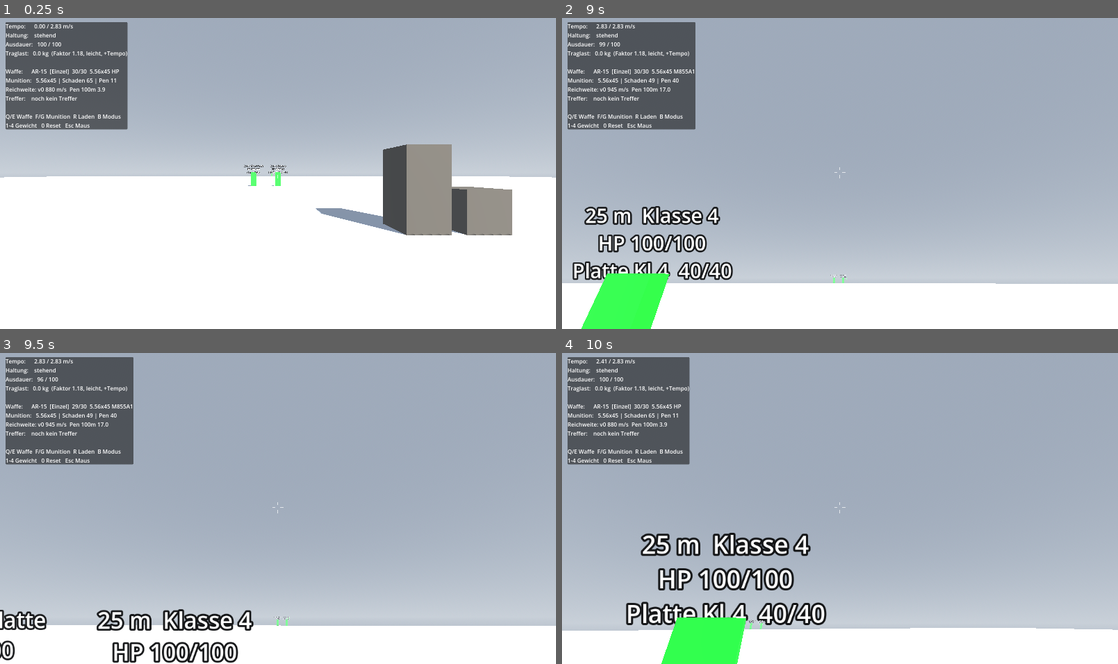
Above: before the commit, frames 1-4 (two rows, left to right).
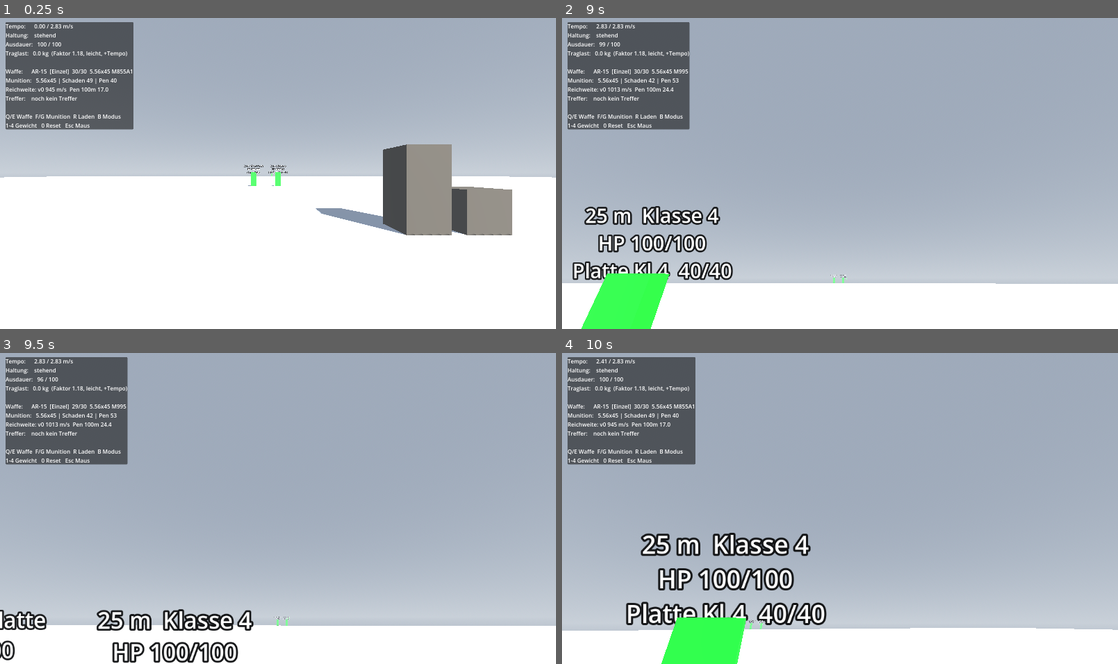
Above: after the commit, the same moments.

Repository: Saturn-Owner/Extraction-Shooter
Game: Godot game, scene res://scenes/levels/testgelaende.tscn
The game is run twice, just before and just after one commit, with the same random seed, the same clock (stepped at 60 frames per second) and the same inputs.
Inputs (mouse positions are in pixels of both pictures, inside the frame that each line leads up to):
- Up to frame 1 (0.25 s): no input
- Up to frame 2 (9 s): tap Enter at 0.5 s; move the mouse to (867, 170) at 0.52 s; press the mouse at (867, 170) at 0.53 s; hold W (move_forward) 0.53-5.78 s; tap Space (jump) at 0.77, 1.52, 3.02, 3.77, 4.52, 6.02, 6.77, 7.52 s; move the mouse to (812, 173) at 1.27 s; release the mouse at (812, 173) at 1.28 s; tap Ctrl (crouch) at 1.35 s; click (812, 173) at 1.55 s; move the mouse to (851, 167) at 2.02 s; press the mouse at (851, 167) at 2.03 s; move the mouse to (834, 176) at 2.77 s; release the mouse at (834, 176) at 2.78 s; tap B (fire_mode) at 2.85 s; click (834, 176) at 3.05 s; move the mouse to (878, 176) at 3.52 s; hold Shift (sprint) 3.53-4.28 s; click (878, 176) at 3.8 s; tap R (reload) at 4.15 s; move the mouse to (795, 170) at 4.27 s; tap 1 at 4.35 s; click (795, 170) at 4.55 s; move the mouse to (845, 173) at 5.02 s; press the mouse at (845, 173) at 5.03 s; tap 2 at 5.1 s; move the mouse to (817, 167) at 5.77 s; release the mouse at (817, 167) at 5.78 s; hold D (move_right) 5.78-6.53 s; tap 3 at 5.85 s; click (817, 167) at 6.05 s; move the mouse to (867, 170) at 6.52 s; press the mouse at (867, 170) at 6.53 s; hold W (move_forward) 6.53-8.78 s; tap 4 at 6.6 s; move the mouse to (812, 173) at 7.27 s; release the mouse at (812, 173) at 7.28 s; tap Q at 7.35 s; click (812, 173) at 7.55 s; move the mouse to (851, 167) at 8.02 s; press the mouse at (851, 167) at 8.03 s; tap E at 8.1 s; move the mouse to (834, 176) at 8.77 s; release the mouse at (834, 176) at 8.78 s; hold A (move_left) from 8.78 s (still down); tap F at 8.85 s
- Up to frame 3 (9.5 s): keep holding A (move_left); tap Space (jump) at 9.02 s; click (272, 511) at 9.05 s
- Up to frame 4 (10 s): move the mouse to (878, 511) at 9.52 s; release A (move_left) at 9.53 s; press the mouse at (878, 511) at 9.53 s; hold W (move_forward) from 9.53 s (still down); tap G at 9.6 s; tap Space (jump) at 9.77 s

The runs differ from the first frame. In frame 1, 0.5% of the frame differs, in the area x 8-51%, y 1-52%; in frame 2, 0.5%; in frame 3, 0.5%; in frame 4, 0.5%.

Commit message:
Fadenkreuz und Hitmarker entfernt, Waffensounds ueberarbeitet
Nach Spieltest-Feedback.

Entfernt:
- Fadenkreuz samt Hitmarker komplett. Passt ohnehin besser zu einem
  realistischen Survival-Shooter - wer zielen will, nimmt die Visierung.
- Nachladegeraeusch stummgeschaltet. Die synthetische Version klang
  schlecht; lieber gar kein Sound als ein schlechter.

Waffensounds neu:
Echte Audiodateien haben jetzt Vorrang. Beim Laden einer Waffe wird gesucht
nach assets/audio/weapons/<weapon_id>, dann <caliber>, dann default -
jeweils .ogg, .wav oder .mp3. Kein Code muss geaendert werden, Datei
ablegen genuegt. README im Ordner erklaert Benennung und nennt Quellen
mit brauchbarer Lizenz (Sonniss GDC Bundle, freesound.org).

Die Synthese bleibt als Rueckfallebene und wurde deutlich verbessert:
statt einem Rauschimpuls jetzt drei Schichten - harter Transient (das,
was das Ohr als "Schuss" erkennt), resonanter Koerper mit kaliberabhaengiger
Frequenz, und ausklingender Nachhall. Dazu weiche Saettigung statt hartem
Abschneiden, 44.1 kHz statt 22 kHz, und Laenge abhaengig vom Kaliber.

WICHTIG - EHRLICHE EINORDNUNG:
Auch die verbesserte Synthese klingt NICHT realistisch und wird es nie.
Ein echter Schuss ist eine Explosion mit Raumhall, das laesst sich nicht
aus Rauschen zusammenbauen. Fuer realistischen Klang braucht es echte
Aufnahmen - dafuer ist die Ladefunktion da.

Sounds werden jetzt pro Waffe zwischengespeichert, statt bei jedem
Waffenwechsel neu gerechnet zu werden.

Tests angepasst: Fadenkreuz-Pruefungen entfernt, dafuer neue Pruefungen
auf Anschlagshaerte, Kaliberabhaengigkeit und Zwischenspeicher.
Gesamt 168 Pruefungen, alle gruen.

Co-Authored-By: Claude Opus 4.8 <noreply@anthropic.com>

Diff:
--- a/scenes/levels/testgelaende.tscn
+++ b/scenes/levels/testgelaende.tscn
@@ -1,9 +1,8 @@
-[gd_scene load_steps=14 format=3]
+[gd_scene load_steps=13 format=3]
 
 [ext_resource type="PackedScene" path="res://scenes/player/player.tscn" id="1_player"]
 [ext_resource type="Script" path="res://scripts/levels/test_ground.gd" id="2_test_ground"]
 [ext_resource type="PackedScene" path="res://scenes/combat/target_dummy.tscn" id="3_target"]
-[ext_resource type="Script" path="res://scripts/ui/crosshair.gd" id="4_crosshair"]
 
 [sub_resource type="ProceduralSkyMaterial" id="Sky_winter"]
 sky_top_color = Color(0.52, 0.58, 0.66, 1)
@@ -153,13 +152,6 @@
 
 [node name="HUD" type="CanvasLayer" parent="."]
 
-[node name="Crosshair" type="Control" parent="HUD"]
-anchors_preset = 15
-anchor_right = 1.0
-anchor_bottom = 1.0
-mouse_filter = 2
-script = ExtResource("4_crosshair")
-
 [node name="DebugPanel" type="PanelContainer" parent="HUD"]
 offset_left = 16.0
 offset_top = 16.0
--- a/scripts/combat/weapon.gd
+++ b/scripts/combat/weapon.gd
@@ -32,10 +32,10 @@
 var _burst_remaining: int = 0
 var _shots_since_release: int = 0
 
-## Synthetische Platzhalter-Sounds, einmal pro Waffe berechnet.
-var _shot_sound: AudioStreamWAV
-var _dry_sound: AudioStreamWAV
-var _reload_sound: AudioStreamWAV
+## Schuss-Sound der aktuellen Waffe. Kommt aus einer echten Audiodatei,
+## falls unter assets/audio/weapons/ eine passende liegt — sonst synthetisch.
+var _shot_sound: AudioStream
+var _dry_sound: AudioStream
 
 @onready var _muzzle: Node3D = $Muzzle
 @onready var _audio: AudioStreamPlayer3D = $Muzzle/AudioStreamPlayer3D
@@ -45,7 +45,6 @@
 	ItemRegistry.ensure_loaded()
 	setup(weapon_id, ammo_id)
 	_dry_sound = WeaponAudio.make_dry_fire()
-	_reload_sound = WeaponAudio.make_reload()
 
 
 ## Waffe und Munition setzen. Laedt gleich ein volles Magazin.
@@ -71,9 +70,8 @@
 	rounds_in_magazine = data.magazine_size
 	current_fire_mode = data.fire_modes[0] if not data.fire_modes.is_empty() else WeaponData.FireMode.SINGLE
 
-	# Klangfarbe passt sich der Waffe an — eine Pistole knallt anders als
-	# ein Scharfschützengewehr, ohne dass jemand Werte pflegen muss.
-	_shot_sound = WeaponAudio.make_gunshot(WeaponAudio.get_power_for_weapon(data))
+	# Sucht zuerst eine echte Audiodatei für diese Waffe, sonst Synthese.
+	_shot_sound = WeaponAudio.get_gunshot(data)
 	return true
 
 
@@ -153,7 +151,7 @@
 	_play(_shot_sound, randf_range(0.94, 1.06))
 
 
-func _play(stream: AudioStreamWAV, pitch: float) -> void:
+func _play(stream: AudioStream, pitch: float) -> void:
 	if _audio == null or stream == null:
 		return
 	_audio.stream = stream
@@ -233,7 +231,8 @@
 		return
 	rounds_in_magazine = data.magazine_size
 	_shots_since_release = 0
-	_play(_reload_sound, 1.0)
+	# Bewusst ohne Sound: Der synthetische Nachladeklang klang schlecht.
+	# Sobald echte Aufnahmen vorliegen, hier wieder einhaengen.
 	reloaded.emit(rounds_in_magazine)
 
 
--- a/scripts/combat/weapon_audio.gd
+++ b/scripts/combat/weapon_audio.gd
@@ -1,64 +1,154 @@
-## Erzeugt Waffengeräusche synthetisch zur Laufzeit.
+## Waffengeräusche: echte Dateien wenn vorhanden, sonst Synthese.
 ##
-## WICHTIG — PLATZHALTER:
-## Das sind KEINE echten Waffensounds. Claude kann keine Audiodateien
-## erstellen, deshalb werden hier Rauschimpulse mit Hüllkurve berechnet.
-## Sie klingen nicht nach echter Waffe, geben aber die richtige Rückmeldung
-## im richtigen Moment — und genau das braucht man beim Abstimmen des
-## Schiessgefühls.
+## ---------------------------------------------------------------------------
+## EHRLICHE EINORDNUNG
 ##
-## Zum Ersetzen: echte .wav/.ogg laden und statt make_gunshot() verwenden.
-## Gute freie Quellen sind freesound.org (Lizenz beachten) und die
-## Sonniss-GDC-Pakete.
+## Synthetisch erzeugte Schüsse klingen NICHT realistisch und werden es auch
+## nie. Ein echter Schuss ist eine Explosion mit Raumhall — das lässt sich
+## nicht aus Rauschen und Hüllkurven zusammenbauen.
 ##
-## Vorteil des synthetischen Ansatzes: keine Dateien im Repo, und die
-## Klangfarbe skaliert automatisch mit dem Kaliber.
+## Deshalb ist der bevorzugte Weg: echte Aufnahmen unter
+##
+##     assets/audio/weapons/
+##
+## ablegen. Diese Klasse findet sie automatisch. Gesucht wird in dieser
+## Reihenfolge:
+##
+##   1. assets/audio/weapons/<weapon_id>.ogg      z.B. weapon_rifle_ak74m.ogg
+##   2. assets/audio/weapons/<caliber>.ogg        z.B. 7.62x39.ogg
+##   3. assets/audio/weapons/default.ogg
+##   4. Synthese als Notbehelf
+##
+## .wav funktioniert genauso. Freie Quellen mit brauchbarer Lizenz:
+##   - Sonniss "GDC Game Audio Bundle" (jährlich, kostenlos, kommerziell nutzbar)
+##   - freesound.org (Lizenz pro Datei prüfen, oft CC0)
+##
+## Die Synthese bleibt als Rückfallebene drin, damit das Spiel ohne
+## Audiodateien nicht stumm ist.
 class_name WeaponAudio
 extends RefCounted
 
-const SAMPLE_RATE := 22050
+const SAMPLE_RATE := 44100
+const AUDIO_DIR := "res://assets/audio/weapons"
+
+## Einmal geladene bzw. berechnete Streams, damit nicht bei jedem Schuss
+## neu gerechnet wird.
+static var _cache: Dictionary = {}
 
 
-## Baut einen Schussknall.
+## Liefert den Schuss-Sound für eine Waffe.
+static func get_gunshot(weapon: WeaponData) -> AudioStream:
+	if weapon == null:
+		return null
+
+	var key := String(weapon.id)
+	if _cache.has(key):
+		return _cache[key]
+
+	var stream := _load_file_for(weapon)
+	if stream == null:
+		stream = make_gunshot(get_power_for_weapon(weapon))
+
+	_cache[key] = stream
+	return stream
+
+
+## Sucht eine echte Audiodatei für diese Waffe.
+static func _load_file_for(weapon: WeaponData) -> AudioStream:
+	var candidates := [
+		"%s/%s" % [AUDIO_DIR, weapon.id],
+		"%s/%s" % [AUDIO_DIR, weapon.caliber],
+		"%s/default" % AUDIO_DIR,
+	]
+	for base in candidates:
+		for ext in [".ogg", ".wav", ".mp3"]:
+			var path: String = base + ext
+			if ResourceLoader.exists(path):
+				var res := load(path)
+				if res is AudioStream:
+					return res as AudioStream
+	return null
+
+
+## Verwirft den Zwischenspeicher — nötig, wenn zur Laufzeit Dateien
+## dazukommen oder Waffenwerte geändert werden.
+static func clear_cache() -> void:
+	_cache.clear()
+
+
+# ---------------------------------------------------------------------------
+# Synthese (Notbehelf)
+# ---------------------------------------------------------------------------
+
+## Baut einen Schussknall aus drei Teilen, weil ein einzelner Rauschimpuls
+## nach Zischen klingt statt nach Waffe:
 ##
-##   power     0.3 (Pistole) bis 1.0 (Scharfschützengewehr)
-##   duration  Länge in Sekunden
-static func make_gunshot(power: float = 0.6, duration: float = 0.28) -> AudioStreamWAV:
+##   1. KNALL    Sehr kurzer, harter Transient. Das ist, was das Ohr als
+##               "Schuss" erkennt.
+##   2. KÖRPER   Tiefer, resonanter Anteil. Gibt die Wucht.
+##   3. NACHHALL Langsam ausklingendes, dumpfes Rauschen. Ohne das klingt
+##               es wie im schalltoten Raum.
+##
+##   power  0.3 (Pistole) bis 1.0 (Scharfschützengewehr)
+static func make_gunshot(power: float = 0.6) -> AudioStreamWAV:
+	power = clampf(power, 0.0, 1.0)
+
+	# Grosse Kaliber klingen länger nach.
+	var duration := lerpf(0.30, 0.75, power)
 	var frames := int(SAMPLE_RATE * duration)
+
 	var data := PackedByteArray()
 	data.resize(frames * 2)
 
 	var rng := RandomNumberGenerator.new()
 	rng.randomize()
 
-	# Tiefpass-Zustand: grosse Kaliber klingen dumpfer, kleine schärfer.
-	var lowpass := 0.0
-	var smoothing := lerpf(0.75, 0.35, clampf(power, 0.0, 1.0))
+	# Zwei Tiefpassstufen ergeben eine steilere Filterkurve und damit einen
+	# volleren Klang als ein einzelner Filter.
+	var lp1 := 0.0
+	var lp2 := 0.0
+	var tail_lp := 0.0
 
-	# Nachhall-Anteil, damit es nicht wie ein Klick klingt.
-	var tail_start := int(frames * 0.12)
+	# Resonanzfrequenz des Laufs: grosse Kaliber tiefer.
+	var body_freq := lerpf(210.0, 78.0, power)
+	var crack_frames := int(SAMPLE_RATE * 0.0035)
 
 	for i in range(frames):
-		var t := float(i) / float(frames)
+		var t := float(i) / float(SAMPLE_RATE)
+		var progress := float(i) / float(frames)
+		var noise := rng.randf_range(-1.0, 1.0)
 
-		# Hüllkurve: sehr harter Anschlag, dann exponentieller Abfall.
-		var envelope: float
-		if i < tail_start:
-			envelope = 1.0 - (float(i) / float(tail_start)) * 0.35
-		else:
-			var tail_t := float(i - tail_start) / float(maxi(1, frames - tail_start))
-			envelope = 0.65 * exp(-5.5 * tail_t)
+		# --- 1. Knall: extrem kurz, kaum gefiltert, sehr laut -------------
+		var crack := 0.0
+		if i < crack_frames:
+			var c := 1.0 - float(i) / float(crack_frames)
+			crack = noise * c * c * 1.4
 
-		var noise := rng.randf_range(-1.0, 1.0)
-		lowpass = lerpf(noise, lowpass, smoothing)
+		# --- 2. Körper: gefiltertes Rauschen plus Resonanz ----------------
+		var smoothing := lerpf(0.62, 0.30, power)
+		lp1 = lerpf(noise, lp1, smoothing)
+		lp2 = lerpf(lp1, lp2, smoothing)
 
-		# Tiefer Anteil für die Wucht grosser Kaliber.
-		var thump := sin(TAU * lerpf(120.0, 55.0, power) * t * duration) * exp(-14.0 * t) * power * 0.55
+		var body_env := exp(-26.0 * t)
+		var resonance := sin(TAU * body_freq * t) * exp(-19.0 * t) * (0.5 + 0.45 * power)
+		var body := (lp2 * 1.5 + resonance) * body_env
 
-		var sample := clampf((lowpass * 0.8 + thump) * envelope * lerpf(0.45, 0.95, power), -1.0, 1.0)
-		var value := int(sample * 32767.0)
+		# --- 3. Nachhall: stark gedämpft, klingt langsam aus --------------
+		tail_lp = lerpf(noise, tail_lp, 0.93)
+		var tail_env := exp(-lerpf(11.0, 4.5, power) * t)
+		var tail := tail_lp * tail_env * (0.20 + 0.30 * power)
 
-		# 16 Bit, little endian.
+		var sample := crack + body + tail
+
+		# Sättigung: begrenzt weich statt hart abzuschneiden. Das erzeugt
+		# die Obertöne, die einen Knall "laut" wirken lassen.
+		sample = tanh(sample * 1.9) * 0.82
+
+		# Ganz am Ende sauber ausblenden, sonst knackt es beim Abbruch.
+		if progress > 0.9:
+			sample *= (1.0 - progress) / 0.1
+
+		var value := int(clampf(sample, -1.0, 1.0) * 32767.0)
 		data[i * 2] = value & 0xFF
 		data[i * 2 + 1] = (value >> 8) & 0xFF
 
@@ -70,47 +160,22 @@
 	return stream
 
 
-## Kurzer trockener Klick, wenn das Magazin leer ist.
+## Trockener Klick bei leerem Magazin. Sehr kurz und leise — das soll
+## auffallen, ohne zu nerven.
 static func make_dry_fire() -> AudioStreamWAV:
-	var frames := int(SAMPLE_RATE * 0.06)
+	var frames := int(SAMPLE_RATE * 0.045)
 	var data := PackedByteArray()
 	data.resize(frames * 2)
 
 	var rng := RandomNumberGenerator.new()
 	rng.randomize()
 
+	var lp := 0.0
 	for i in range(frames):
-		var t := float(i) / float(frames)
-		var envelope := exp(-32.0 * t)
-		var sample := clampf(rng.randf_range(-1.0, 1.0) * envelope * 0.35, -1.0, 1.0)
-		var value := int(sample * 32767.0)
-		data[i * 2] = value & 0xFF
-		data[i * 2 + 1] = (value >> 8) & 0xFF
-
-	var stream := AudioStreamWAV.new()
-	stream.format = AudioStreamWAV.FORMAT_16_BITS
-	stream.mix_rate = SAMPLE_RATE
-	stream.stereo = false
-	stream.data = data
-	return stream
-
-
-## Metallisches Klacken beim Nachladen.
-static func make_reload() -> AudioStreamWAV:
-	var frames := int(SAMPLE_RATE * 0.22)
-	var data := PackedByteArray()
-	data.resize(frames * 2)
-
-	var rng := RandomNumberGenerator.new()
-	rng.randomize()
-
-	# Zwei Klacks: Magazin raus, Magazin rein.
-	for i in range(frames):
-		var t := float(i) / float(frames)
-		var envelope := exp(-40.0 * t) + 0.8 * exp(-40.0 * maxf(0.0, t - 0.45))
-		var metallic := sin(TAU * 1800.0 * t * 0.22) * 0.4
-		var sample := clampf((rng.randf_range(-1.0, 1.0) * 0.6 + metallic) * envelope * 0.3, -1.0, 1.0)
-		var value := int(sample * 32767.0)
+		var t := float(i) / float(SAMPLE_RATE)
+		lp = lerpf(rng.randf_range(-1.0, 1.0), lp, 0.45)
+		var envelope := exp(-190.0 * t)
+		var value := int(clampf(lp * envelope * 0.5, -1.0, 1.0) * 32767.0)
 		data[i * 2] = value & 0xFF
 		data[i * 2 + 1] = (value >> 8) & 0xFF
 
@@ -123,8 +188,7 @@
 
 
 ## Wie "kräftig" eine Waffe klingen soll, abgeleitet aus ihren Daten.
-## Ein schwerer Rückstoss und ein grosses Magazinkaliber ergeben einen
-## wuchtigeren Knall — ohne dass jemand pro Waffe einen Wert pflegen muss.
+## So muss niemand pro Waffe einen Wert pflegen.
 static func get_power_for_weapon(weapon: WeaponData) -> float:
 	if weapon == null:
 		return 0.6
--- a/scripts/levels/test_ground.gd
+++ b/scripts/levels/test_ground.gd
@@ -38,7 +38,6 @@
 
 @onready var _player: PlayerController = $Player
 @onready var _label: Label = $HUD/DebugPanel/DebugLabel
-@onready var _crosshair: Crosshair = $HUD/Crosshair
 
 var _spawn: Vector3
 var _weapon_index := 0
@@ -51,8 +50,6 @@
 	_spawn = _player.global_position
 	# Bewusst leer starten, damit man den Tempo-Bonus sofort spürt.
 	_player.carried_weight_kg = 0.0
-
-	_player.crosshair = _crosshair
 
 	for target in _find_targets():
 		target.was_hit.connect(_on_target_hit.bind(target))
@@ -73,8 +70,6 @@
 
 func _on_target_hit(result: Ballistics.HitResult, _hits: int, target: TargetDummy) -> void:
 	_last_hit = "%s: %s" % [target.label_text, result.describe()]
-	if _crosshair != null:
-		_crosshair.show_hit(result)
 
 
 ## Alle Munitionssorten, die in die aktuelle Waffe passen.
--- a/scripts/player/player_controller.gd
+++ b/scripts/player/player_controller.gd
@@ -116,25 +116,11 @@
 @onready var weapon: Weapon = $CameraPivot/Weapon
 
 
-## Wird von der Levelszene gesetzt, damit die Waffe das Fadenkreuz
-## ansteuern kann. Bleibt null, wenn kein HUD vorhanden ist.
-var crosshair: Crosshair = null
-
-
 func _ready() -> void:
 	stamina = max_stamina
 	_capture_mouse(true)
 	if weapon != null:
 		weapon.recoil_kick.connect(_on_recoil_kick)
-		weapon.fired.connect(_on_weapon_fired)
-
-
-## Das Fadenkreuz geht bei jedem Schuss auf — proportional zum Rückstoss.
-## Dadurch sieht der Spieler, dass Dauerfeuer ungenau wird.
-func _on_weapon_fired(_ammo: AmmoData, _rounds_left: int) -> void:
-	if crosshair == null or weapon == null or weapon.data == null:
-		return
-	crosshair.add_bloom(weapon.data.recoil_vertical * 0.055)
 
 
 ## Rückstoß hebt die Kamera an. Der Aufschlag ist sofort, die Erholung
--- a/scripts/ui/crosshair.gd
+++ /dev/null
@@ -1,96 +0,0 @@
-## Fadenkreuz mit Treffer-Rückmeldung.
-##
-## Zwei Dinge, die beim Schiessgefühl den grössten Unterschied machen:
-##
-## 1. Das Fadenkreuz geht bei Rückstoss auf und schliesst sich wieder.
-##    Der Spieler SIEHT dadurch, dass Dauerfeuer ungenau wird, statt es
-##    nur zu erraten.
-## 2. Die Trefferanzeige (kurzes X) bestätigt einen Treffer sofort —
-##    auf 300 m sieht man sonst nicht, ob man getroffen hat.
-##
-## Die Farbe unterscheidet, ob die Rüstung gehalten hat. Das ist die
-## wichtigste taktische Information im Feuergefecht: Muss ich die Munition
-## wechseln oder weiter draufhalten?
-class_name Crosshair
-extends Control
-
-const COLOR_NORMAL := Color(1, 1, 1, 0.7)
-const COLOR_HIT := Color(1, 1, 1, 0.95)
-const COLOR_ARMOR_STOPPED := Color(1.0, 0.85, 0.3, 0.95)
-const COLOR_PENETRATED := Color(1.0, 0.45, 0.2, 0.95)
-const COLOR_FLESH := Color(1.0, 0.25, 0.2, 0.95)
-
-## Grundabstand der vier Striche vom Mittelpunkt.
-@export var base_gap: float = 7.0
-@export var line_length: float = 9.0
-@export var line_width: float = 2.0
-
-## Wie weit das Fadenkreuz bei Rückstoss maximal aufgeht.
-@export var max_bloom: float = 42.0
-
-## Wie schnell es sich wieder schliesst.
-@export var recovery_speed: float = 55.0
-
-var _bloom: float = 0.0
-var _hit_timer: float = 0.0
-var _hit_color: Color = COLOR_HIT
-
-
-func _ready() -> void:
-	mouse_filter = Control.MOUSE_FILTER_IGNORE
-	set_anchors_preset(Control.PRESET_FULL_RECT)
-
-
-## Wird bei jedem Schuss aufgerufen — das Fadenkreuz geht auf.
-func add_bloom(amount: float) -> void:
-	_bloom = minf(_bloom + amount, max_bloom)
-
-
-## Wird bei jedem Treffer aufgerufen.
-func show_hit(result: Ballistics.HitResult) -> void:
-	_hit_timer = 0.22
-	if not result.was_armored:
-		_hit_color = COLOR_FLESH
-	elif result.penetrated:
-		_hit_color = COLOR_PENETRATED
-	else:
-		_hit_color = COLOR_ARMOR_STOPPED
-
-
-func _process(delta: float) -> void:
-	if _bloom > 0.0:
-		_bloom = maxf(0.0, _bloom - recovery_speed * delta)
-		queue_redraw()
-	if _hit_timer > 0.0:
-		_hit_timer = maxf(0.0, _hit_timer - delta)
-		queue_redraw()
-	elif is_zero_approx(_bloom):
-		queue_redraw()
-
-
-func _draw() -> void:
-	var center := size * 0.5
-	var gap := base_gap + _bloom
-
-	# Vier Striche: oben, unten, links, rechts.
-	var color := COLOR_NORMAL
-	draw_line(center + Vector2(0, -gap), center + Vector2(0, -gap - line_length), color, line_width)
-	draw_line(center + Vector2(0, gap), center + Vector2(0, gap + line_length), color, line_width)
-	draw_line(center + Vector2(-gap, 0), center + Vector2(-gap - line_length, 0), color, line_width)
-	draw_line(center + Vector2(gap, 0), center + Vector2(gap + line_length, 0), color, line_width)
-
-	# Mittelpunkt.
-	draw_circle(center, 1.2, color)
-
-	if _hit_timer <= 0.0:
-		return
-
-	# Trefferanzeige: diagonales X, das ausblendet.
-	var fade := _hit_timer / 0.22
-	var marker := _hit_color
-	marker.a *= fade
-	var d := 6.0 + (1.0 - fade) * 4.0
-	draw_line(center + Vector2(-d, -d), center + Vector2(-d * 0.4, -d * 0.4), marker, 2.0)
-	draw_line(center + Vector2(d, -d), center + Vector2(d * 0.4, -d * 0.4), marker, 2.0)
-	draw_line(center + Vector2(-d, d), center + Vector2(-d * 0.4, d * 0.4), marker, 2.0)
-	draw_line(center + Vector2(d, d), center + Vector2(d * 0.4, d * 0.4), marker, 2.0)
--- a/tests/verify_feedback.gd
+++ b/tests/verify_feedback.gd
@@ -25,7 +25,6 @@
 	await process_frame
 
 	_test_audio_generation()
-	_test_crosshair()
 	await _test_effects_spawn()
 	await _test_firing_in_level()
 
@@ -53,23 +52,29 @@
 func _test_audio_generation() -> void:
 	_section("Synthetische Sounds")
 
-	var shot := WeaponAudio.make_gunshot(0.6, 0.28)
+	var shot := WeaponAudio.make_gunshot(0.6)
 	_check(shot != null, "Schussgeraeusch wird erzeugt")
 	_check(shot != null and shot.data.size() > 1000, "enthaelt Audiodaten (%d Bytes)" % (shot.data.size() if shot else 0))
 	_check(shot != null and shot.mix_rate == WeaponAudio.SAMPLE_RATE, "korrekte Abtastrate")
 
-	# Nicht nur Stille: mindestens ein Wert deutlich ungleich null.
-	var loudest := 0
-	if shot != null:
-		for i in range(0, mini(shot.data.size(), 4000), 2):
-			var value := shot.data[i] | (shot.data[i + 1] << 8)
-			if value > 32767:
-				value -= 65536
-			loudest = maxi(loudest, absi(value))
-	_check(loudest > 3000, "Signal ist hoerbar laut (Spitze %d)" % loudest)
-
+	_check(_peak_of(shot) > 3000, "Signal ist hoerbar laut (Spitze %d)" % _peak_of(shot))
 	_check(WeaponAudio.make_dry_fire() != null, "Leerschuss-Klick wird erzeugt")
-	_check(WeaponAudio.make_reload() != null, "Nachladegeraeusch wird erzeugt")
+
+	# Der Leerschuss darf nicht lauter sein als der Schuss selbst.
+	_check(_peak_of(WeaponAudio.make_dry_fire()) < _peak_of(shot),
+		"Leerschuss ist leiser als der Schuss")
+
+	# Der Anfang muss hart einsetzen — ein Schuss ohne Transient klingt
+	# nach Zischen statt nach Waffe.
+	var attack := _peak_in_range(shot, 0, 400)
+	var later := _peak_in_range(shot, 8000, 12000)
+	_check(attack > later, "harter Anschlag am Anfang (%d vs %d spaeter)" % [attack, later])
+
+	# Grosse Kaliber muessen laenger nachklingen.
+	var quiet := WeaponAudio.make_gunshot(0.3)
+	var loud := WeaponAudio.make_gunshot(1.0)
+	_check(loud.data.size() > quiet.data.size(),
+		"grosses Kaliber klingt laenger nach (%d vs %d Bytes)" % [loud.data.size(), quiet.data.size()])
 
 	# Grosse Waffen muessen wuchtiger klingen als kleine.
 	var pistol := ItemRegistry.get_item(&"weapon_pistol_g17") as WeaponData
@@ -79,47 +84,32 @@
 		var p2 := WeaponAudio.get_power_for_weapon(sniper)
 		_check(p2 > p1, "AXMC klingt wuchtiger als G17 (%.2f vs %.2f)" % [p2, p1])
 
-
-func _test_crosshair() -> void:
-	_section("Fadenkreuz")
-
-	var crosshair := Crosshair.new()
-	crosshair.size = Vector2(1600, 900)
-	root.add_child(crosshair)
-
-	_check(is_zero_approx(crosshair._bloom), "startet geschlossen")
-
-	crosshair.add_bloom(10.0)
-	_check(crosshair._bloom > 0.0, "geht bei Schuss auf")
-
-	var before := crosshair._bloom
-	crosshair._process(0.1)
-	_check(crosshair._bloom < before, "schliesst sich wieder")
-
-	# Nicht unbegrenzt aufgehen, sonst ist das Fadenkreuz vom Bildschirm.
-	for i in range(50):
-		crosshair.add_bloom(20.0)
-	_check(crosshair._bloom <= crosshair.max_bloom, "geht nicht unbegrenzt auf")
-
-	# Trefferfarbe muss sich nach dem Ergebnis richten.
-	var stopped := Ballistics.HitResult.new()
-	stopped.was_armored = true
-	stopped.penetrated = false
-	crosshair.show_hit(stopped)
-	_check(crosshair._hit_color == Crosshair.COLOR_ARMOR_STOPPED, "gestoppt = gelb")
-
-	var penetrated := Ballistics.HitResult.new()
-	penetrated.was_armored = true
-	penetrated.penetrated = true
-	crosshair.show_hit(penetrated)
-	_check(crosshair._hit_color == Crosshair.COLOR_PENETRATED, "durchschlagen = orange")
-
-	var flesh := Ballistics.HitResult.new()
-	flesh.was_armored = false
-	crosshair.show_hit(flesh)
-	_check(crosshair._hit_color == Crosshair.COLOR_FLESH, "ungeschuetzt = rot")
-
-	crosshair.free()
+		# Der Zwischenspeicher muss pro Waffe unterscheiden, sonst klingen
+		# alle Waffen gleich.
+		WeaponAudio.clear_cache()
+		var s1 := WeaponAudio.get_gunshot(pistol)
+		var s2 := WeaponAudio.get_gunshot(sniper)
+		_check(s1 != s2, "jede Waffe bekommt ihren eigenen Sound")
+		_check(WeaponAudio.get_gunshot(pistol) == s1, "gleicher Waffe wird der Sound wiederverwendet")
+
+
+func _peak_of(stream: AudioStreamWAV) -> int:
+	if stream == null:
+		return 0
+	return _peak_in_range(stream, 0, stream.data.size() / 2)
+
+
+func _peak_in_range(stream: AudioStreamWAV, first: int, last: int) -> int:
+	if stream == null:
+		return 0
+	var peak := 0
+	var frames := stream.data.size() / 2
+	for f in range(maxi(0, first), mini(last, frames)):
+		var value := stream.data[f * 2] | (stream.data[f * 2 + 1] << 8)
+		if value > 32767:
+			value -= 65536
+		peak = maxi(peak, absi(value))
+	return peak
 
 
 func _test_effects_spawn() -> void:
@@ -173,8 +163,6 @@
 		_finish()
 		return
 
-	_check(player.crosshair != null, "Fadenkreuz ist mit dem Spieler verbunden")
-
 	var weapon := player.weapon
 	_check(weapon != null, "Waffe gefunden")
 	if weapon == null:
Not shown, removed: scripts/ui/crosshair.gd.uid
Not shown, added: tests/verify_feedback.gd.uid
Not shown, added: assets/audio/weapons/README.md
